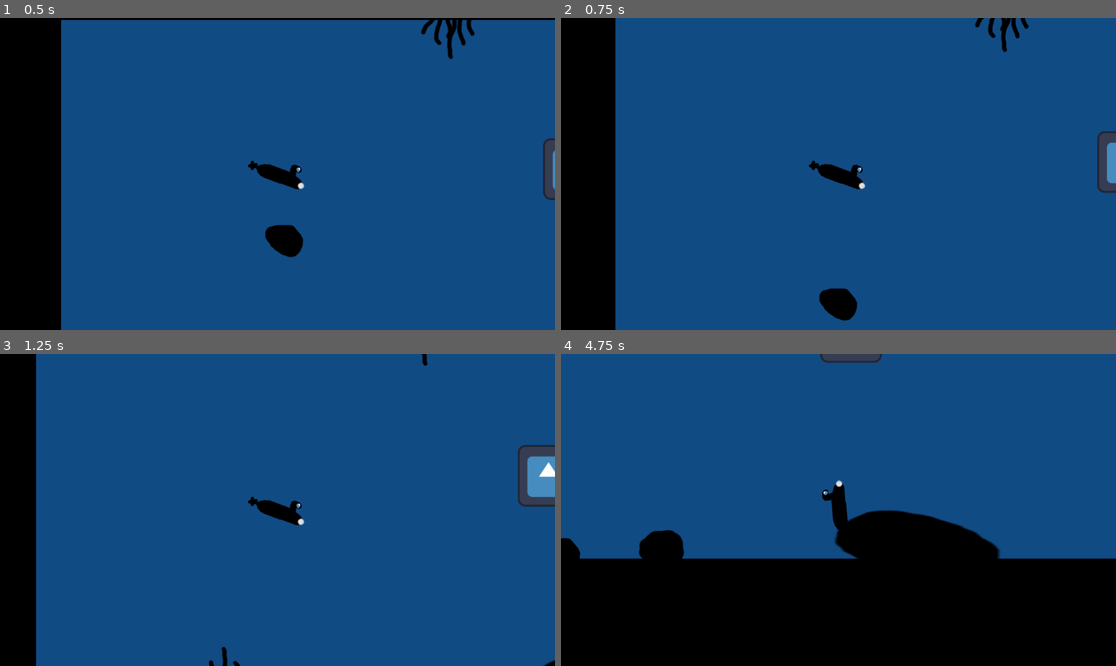
Above: before the commit, frames 1-4 (two rows, left to right).
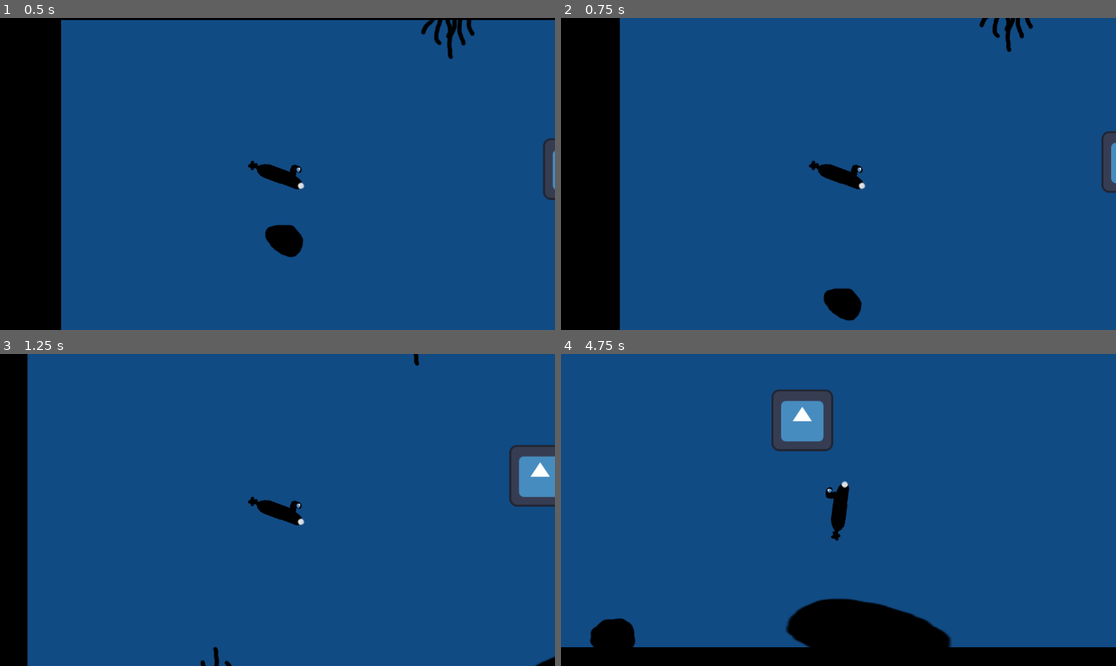
Above: after the commit, the same moments.

Repository: EddieRowe/godot-wild-jam-82
Game: Godot game, scene res://levels/level_1.tscn
Two runs of this game, one before a commit and one after it. Both use one fixed random seed, a clock stepped at 60 frames per second and the inputs below. The engine's default icon, where the game draws it, is replaced by a stand-in: a white triangle on a blue panel in a dark square.
Inputs:
- Up to frame 1 (0.5 s): no input
- Up to frame 2 (0.75 s): hold Right (ui_right) from 0.53 s (still down)
- Up to frame 3 (1.25 s): keep holding Right (ui_right)
- Up to frame 4 (4.75 s): release Right (ui_right) at 1.28 s; hold Down (ui_down) 1.28-2.03 s; hold Right (ui_right) 2.03-2.78 s; hold Up (ui_up) 2.78-3.53 s; hold Left (ui_left) from 3.53 s (still down)

Frame 1 is identical in both runs. In frame 2, 1.9% of the frame differs, in the area x 9-100%, y 0-100%; in frame 3, 2.6%; in frame 4, 32%, in the area x 0-100%, y 0-94%.

Commit message:
slight movement improvement

Diff:
--- a/scripts/submarine_script.gd
+++ b/scripts/submarine_script.gd
@@ -1,7 +1,7 @@
 extends RigidBody2D
 class_name PlayerMovement
 
-var move_speed = 80
+var move_speed = 300
 @export var health : Health
 @export var oxygen : Oxygen
 
@@ -10,22 +10,15 @@
 func _ready() -> void:
 	gravity_scale = 0.1
 
-func _input(event: InputEvent) -> void:
+func _physics_process(delta: float) -> void:
 	if !can_move:
 		return
 
-	var impulse = Vector2(0, -1)
-	var left_impulse = Vector2(-1, 0)
-	var right_impulse = Vector2(1, 0)
+	var horizontal_movement = Input.get_axis("ui_left", "ui_right")
+	var vertical_movement = Input.get_axis("ui_up", "ui_down")
+	var movement = Vector2(horizontal_movement, vertical_movement)
 
-	if event.is_action("ui_up"):
-		apply_impulse(impulse*move_speed)
-
-	if event.is_action("ui_left"):
-		apply_impulse(left_impulse*move_speed)
-
-	if event.is_action("ui_right"):
-		apply_impulse(right_impulse*move_speed)
+	apply_force(movement * move_speed)
 
 func _on_body_entered(body: Node) -> void:
 	if body.is_in_group("Obstacle"):
